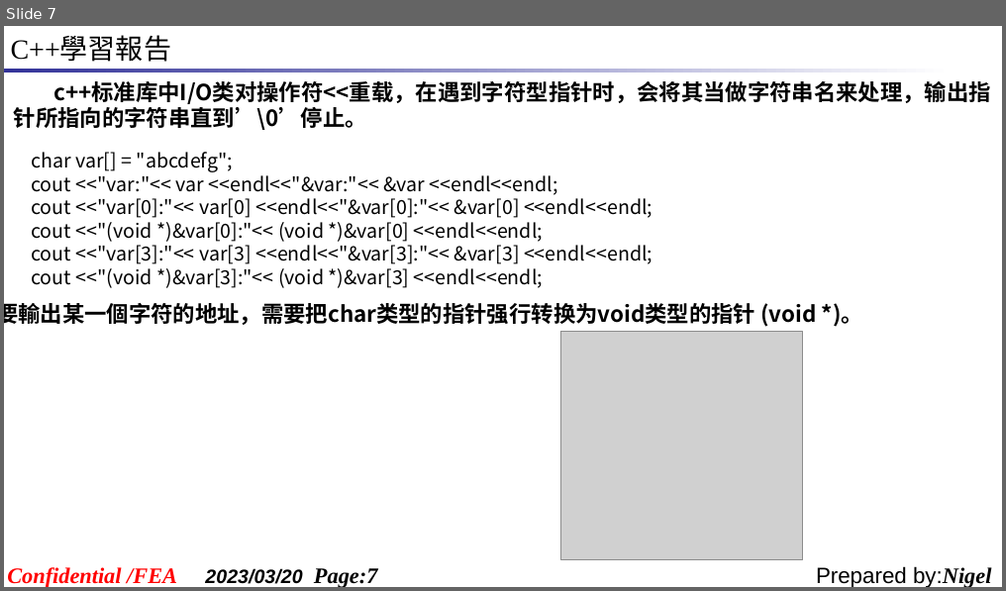
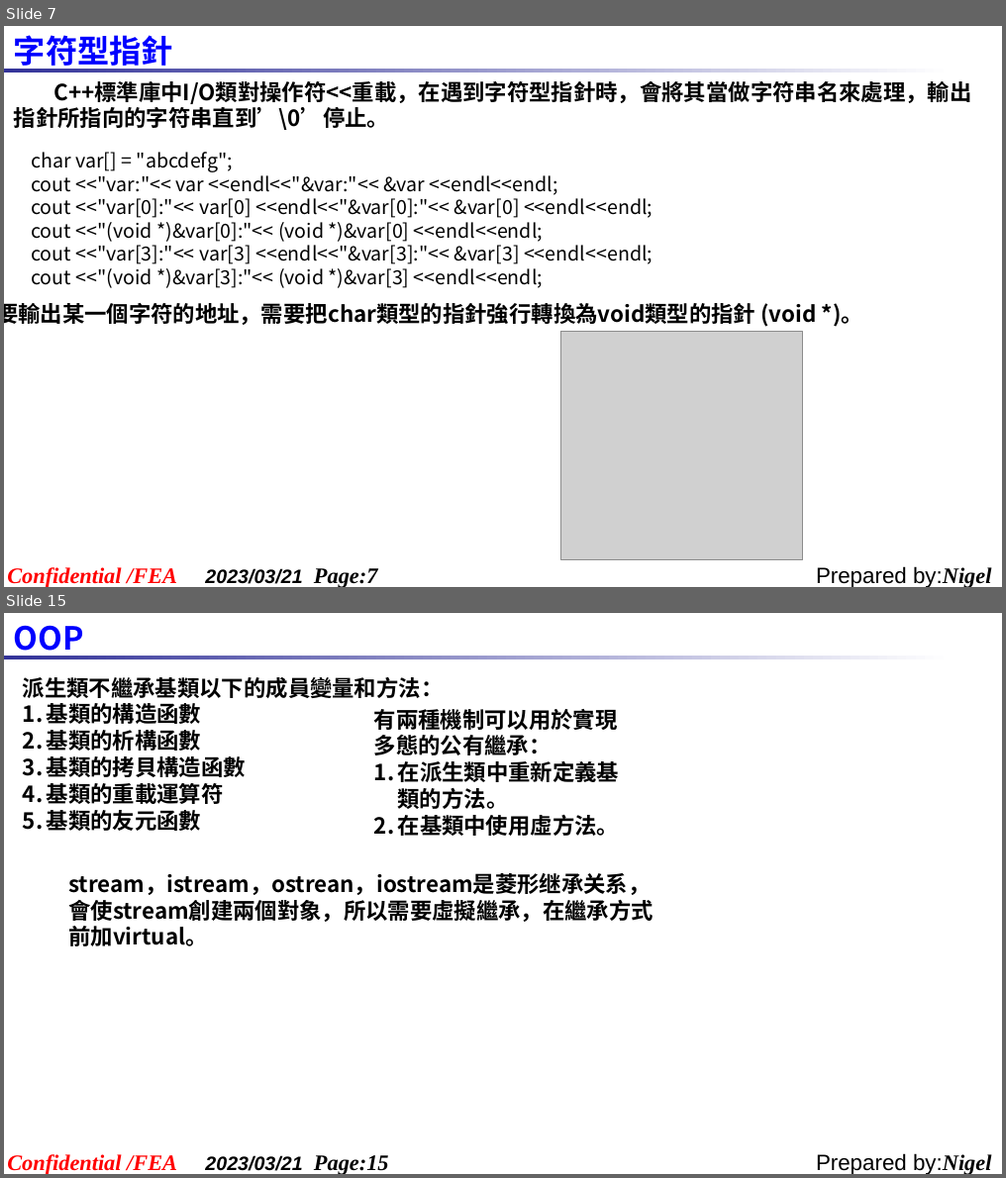
Before and after one commit to Shadow-ei/TEMP, a slide deck: 报告/C++學習報告_20230320.ppt. Shown one above the other, each under a label of ours: slide 7 before the commit, slides 7 and 15 after it; the slides between them are not shown. The pictures are 1006x591 and 1006x1178 pixels, drawn with LibreOffice and Linux fonts; fonts in the diff are those of the drawing; grey boxes stand for pictures; background and template pictures are left out. Boxes give left, top, right and bottom in pixels: in the first picture for what was removed or moved away, otherwise in the second. Text is boxed around its words. In the diff, an @@ line names an element or a change of style, - is before the commit and + after.

```diff
--- a/报告/C++學習報告_20230320.ppt
+++ b/报告/C++學習報告_20230320.ppt
@@ slide 15 added at (x1=4, y1=613, x2=1002, y2=1174), background #FFFFFF; not listed: 4 template elements that a slide beside it also shows @@
@@ text added at (x1=14, y1=625, x2=84, y2=659), 23 pt, text #0000FF, bold @@
+OOP
@@ text added at (x1=23, y1=677, x2=444, y2=831), 16 pt, text #000000, bold @@
+派生類不繼承基類以下的成員變量和方法：
+1. 基類的構造函數
+2. 基類的析構函數
+3. 基類的拷貝構造函數
+4. 基類的重載運算符
+5. 基類的友元函數
@@ text added at (x1=374, y1=709, x2=619, y2=836), 16 pt, text #000000, bold @@
+有兩種機制可以用於實現多態的公有繼承：
+1. 在派生類中重新定義基類的方法。
+2. 在基類中使用虛方法。
@@ text added at (x1=68, y1=873, x2=653, y2=947), 16 pt, text #000000, bold @@
+stream，istream，ostrean，iostream是菱形继承关系，會使stream創建兩個對象，所以需要虛擬繼承，在繼承方式前加virtual。
@@ slide 7 changed as well @@
@@ text removed at (x1=11, y1=37, x2=171, y2=62) @@
-C++學習報告
@@ text added at (x1=14, y1=35, x2=173, y2=72), 23 pt, text #0000FF, bold @@
+字符型指針
@@ text at (x1=14, y1=81, x2=971, y2=130): text changed @@
-c++标准库中I/O类对操作符<<重载，在遇到字符型指针时，会将其当做字符串名来处理，输出指针所指向的字符串直到’\0’停止。
+C++標準庫中I/O類對操作符<<重載，在遇到字符型指針時，會將其當做字符串名來處理，輸出指針所指向的字符串直到’\0’停止。
@@ text at (x1=4, y1=303, x2=863, y2=327): text changed @@
-要輸出某一個字符的地址，需要把char类型的指针强行转换为void类型的指针 (void *)。
+要輸出某一個字符的地址，需要把char類型的指針強行轉換為void類型的指針 (void *)。
@@ text at (x1=205, y1=569, x2=377, y2=587): text changed @@
-2023/03/20 Page:7
+2023/03/21 Page:7
```
Also in this commit, not shown: 7 other slides changed, 9 other slides added, 3 slides removed.
